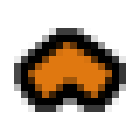
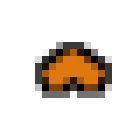
Layer changes from the first 140x140 image to the second:
renamed "Background" to "Clipboard #1", painted on it over [14, 28, 126, 112]
